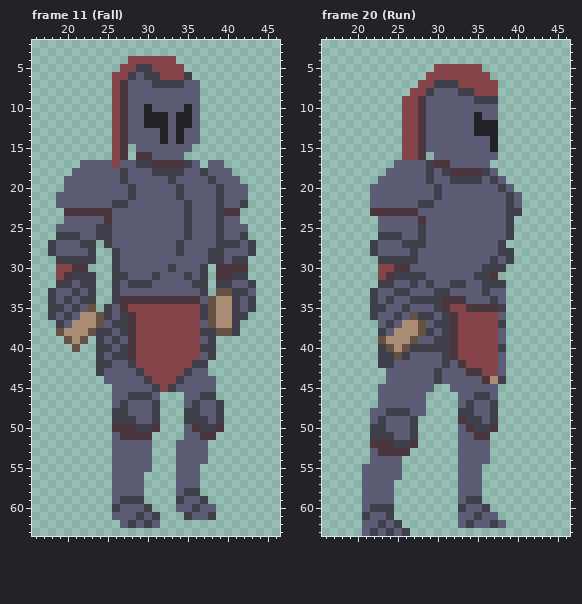
Two versions of one pixel-art file, Aseprite/MainCharacter.aseprite. Above: the version before the commit.
64x64 pixels, 37 frames. Shown: frame 11 (Fall): x 16..46, y 2..63; frame 20 (Run): x 16..46, y 2..63. The commit also changed other frames, which this record leaves out.
The same view after the edit:
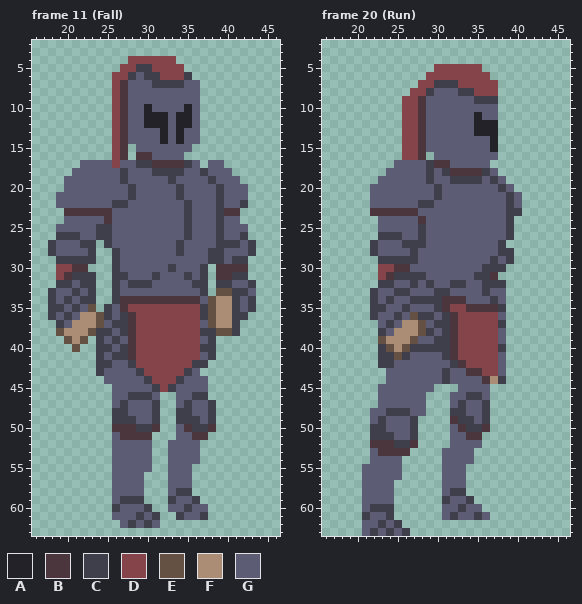
Palette (. is transparent): A #222228  B #4a363c  C #3f3f4b  D #85444a  E #655144  F #ab8d76  G #5c5c75
Commit message: [CambiosDeMainCharacterYPalette]
Edits made:
Frame 11 (Fall), layer "Pierna IZq":
y 43: x 37 G -> .
y 44..45: x 38 G -> .
y 46: x 34 . -> G; x 36 G -> C; x 38 C -> .
y 47: x 34..36 .GC -> GCG; x 38..39 GC -> C.
y 48: x 34 . -> C; x 36 C -> G; x 38..39 GC -> C.
y 49: x 34 . -> C; x 37..39 CGC -> GC.
y 50: x 34..36 .GB -> GBC; x 38..39 CB -> B.
y 51: x 34 . -> G; x 36 G -> B; x 38 B -> .
y 52..54: x 33 . -> G; x 37 G -> .
y 55..57: x 33 . -> G; x 36 G -> .
y 58: x 33..34 .G -> GC; x 36 C -> .
y 59: x 33..34 .C -> CG; x 36..37 GC -> C.
y 60: x 33 . -> G; x 35..36 GC -> CG; x 38 G -> .
y 61: x 34..35 .C -> CG; x 37..38 GC -> C.
Frame 20 (Run), layers "Pierna D", "Pierna IZq":
y 42: x 31..32 CG -> GC
y 43..44: x 30..31 CG -> GC
y 45: x 32 G -> .; x 37 G -> .
y 46: x 32 . -> G; x 34 G -> C; x 36..37 CG -> G.
y 47: x 32..34 .GC -> GCG; x 36..37 GC -> C.
y 48: x 32 . -> C; x 34 C -> G; x 36..37 GC -> C.
y 49: x 32..33 .B -> BC; x 35..37 CGC -> GC.
y 50: x 32..34 .GB -> GBC; x 36..37 CB -> B.
y 51: x 32 . -> G; x 34 G -> B; x 36 B -> .
y 52: x 32 . -> G; x 36 G -> .
y 53..54: x 31..32 .. -> GG; x 35..36 GG -> ..
y 55..57: x 31..32 .. -> GG; x 34..35 GG -> ..
y 58: x 31..35 ..GGG -> GCC..
y 59: x 31..32 .. -> CG; x 35 C -> .
y 60: x 31..32 .. -> GG; x 36 C -> .
y 61: x 31..32 .. -> GC; x 37 G -> .
y 62: x 33..38 GCGGCG -> ......
Pixel boxes of the changes (left, top, right, bottom) in both pictures:
changed: (168, 368, 224, 520)
changed: (434, 360, 506, 528)
